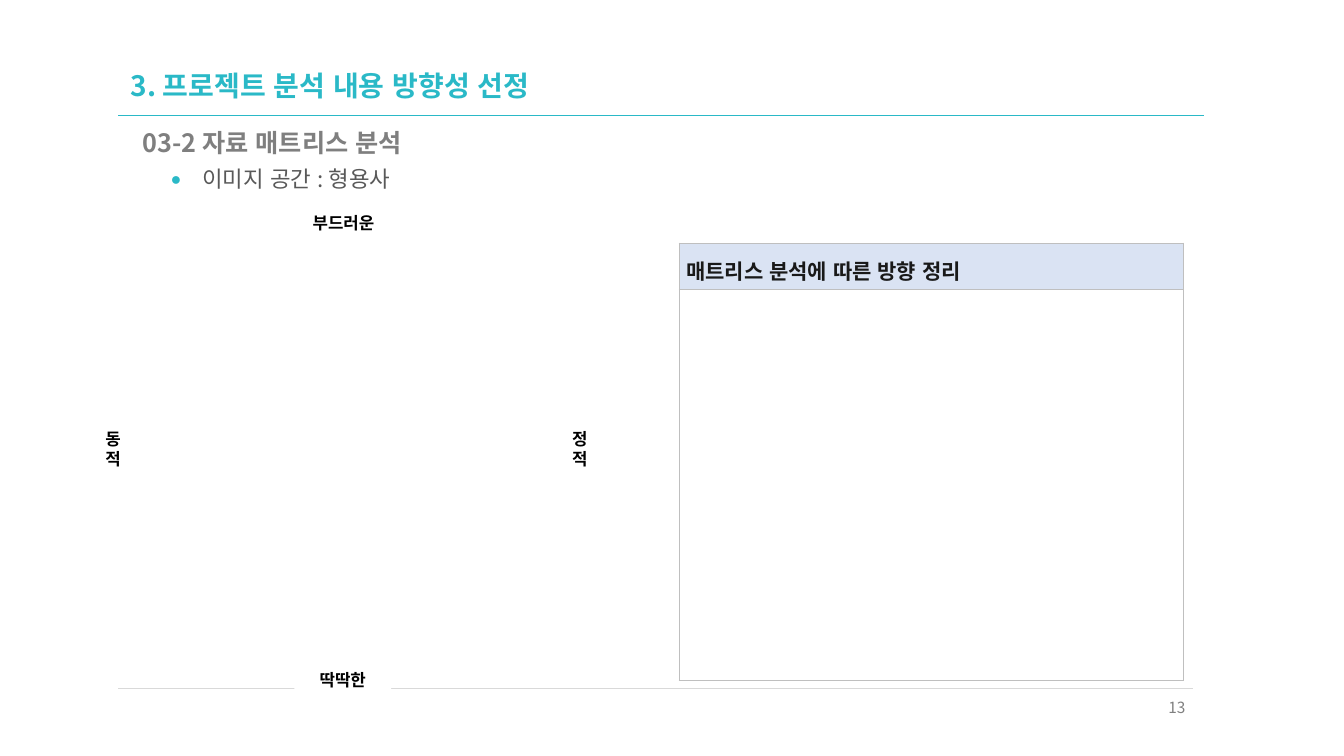
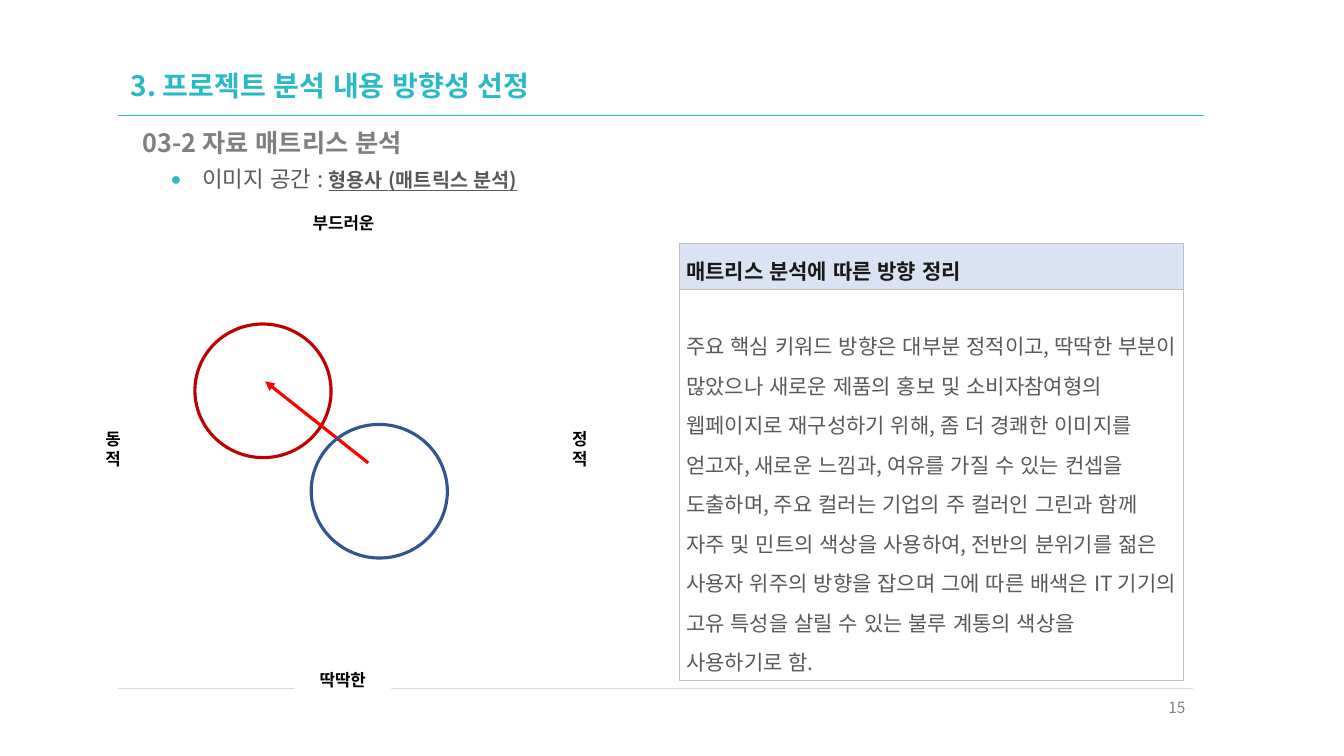
Before and after one commit to ekfka4863/frontEndCource_210901, a slide deck: slide 15 of source/n_01_UIUX요구분석_다나와닷컴.pptx (slide 13 before the commit). Drawn at 1344x756 pixels with LibreOffice and Linux fonts; fonts in the diff are those of the drawing; background and template pictures are left out. Boxes give left, top, right and bottom in pixels: in the first picture for what was removed or moved away, otherwise in the second. Text is boxed around its words. In the diff, an @@ line names an element or a change of style, - is before the commit and + after.

```diff
--- a/source/n_01_UIUX요구분석_다나와닷컴.pptx
+++ b/source/n_01_UIUX요구분석_다나와닷컴.pptx
@@ text at [202,168,518,191]: text changed; size 16 to 14 pt; bold on @@
-● 이미지 공간 : 형용사
+● 이미지 공간 : 형용사 (매트릭스 분석)
@@ table at [680,243,1184,681] @@
-row 2, column 1: 
+row 2, column 1: 주요 핵심 키워드 방향은 대부분 정적이고, 딱딱한 부분이 많았으나 새로운 제품의 홍보 및 소비자참여형의 웹페이지로 재구성하기 위해, 좀 더 경쾌한 이미지를 얻고자, 새로운 느낌과, 여유를 가질 수 있는 컨셉을 도출하며, 주요 컬러는 기업의 주 컬러인 그린과 함께 자주 및 민트의 색상을 사용하여, 전반의 분위기를 젊은 사용자 위주의 방향을 잡으며 그에 따른 배색은 IT 기기의 고유 특성을 살릴 수 있는 불루 계통의 색상을 사용하기로 함.
@@ ellipse added at [188,317,337,464], outline #C00000 2.25 pt @@
@@ arrow added from (368, 463) to (265, 381), #FF0000 2.25 pt @@
@@ ellipse added at [305,418,454,565], outline #325491 2.25 pt @@
@@ page number at [1168,702,1185,713]: text changed @@
-13
+15
```
Also in this commit, not shown: 7 other slides changed, 2 slides added, 5 other files.
